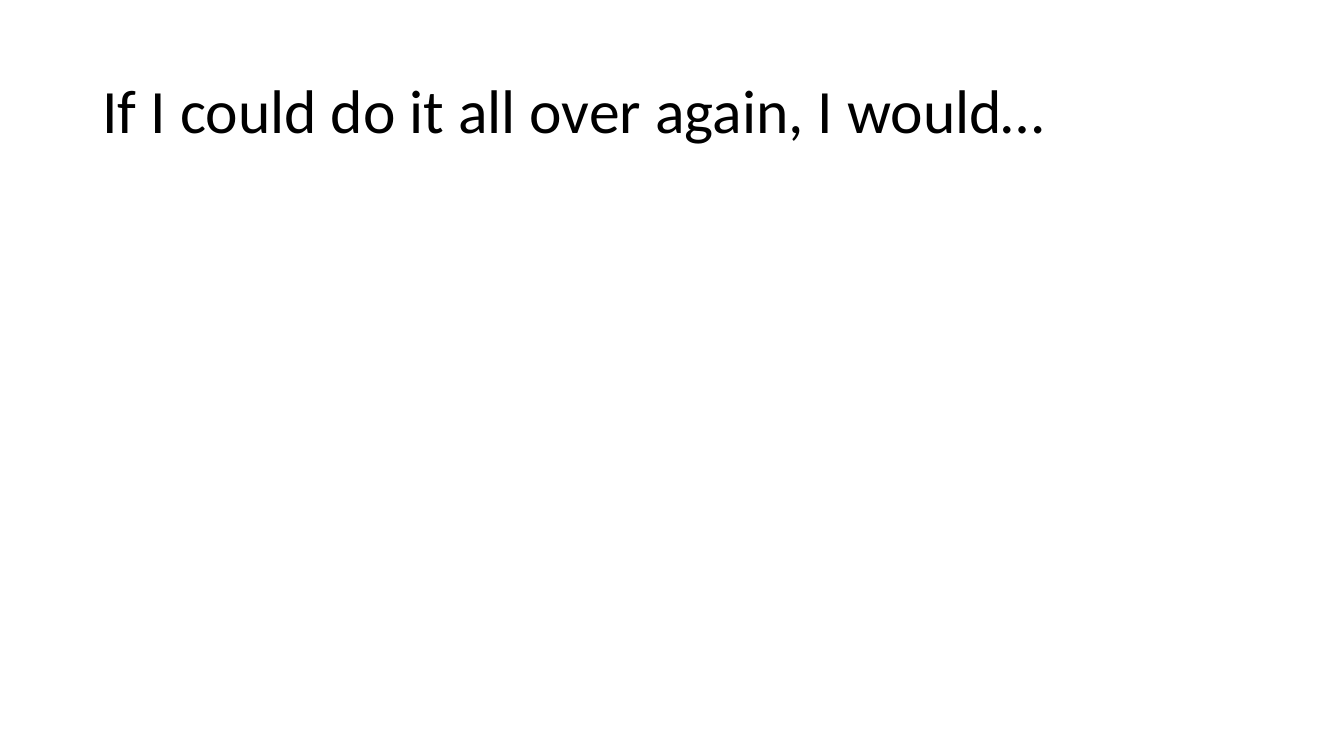
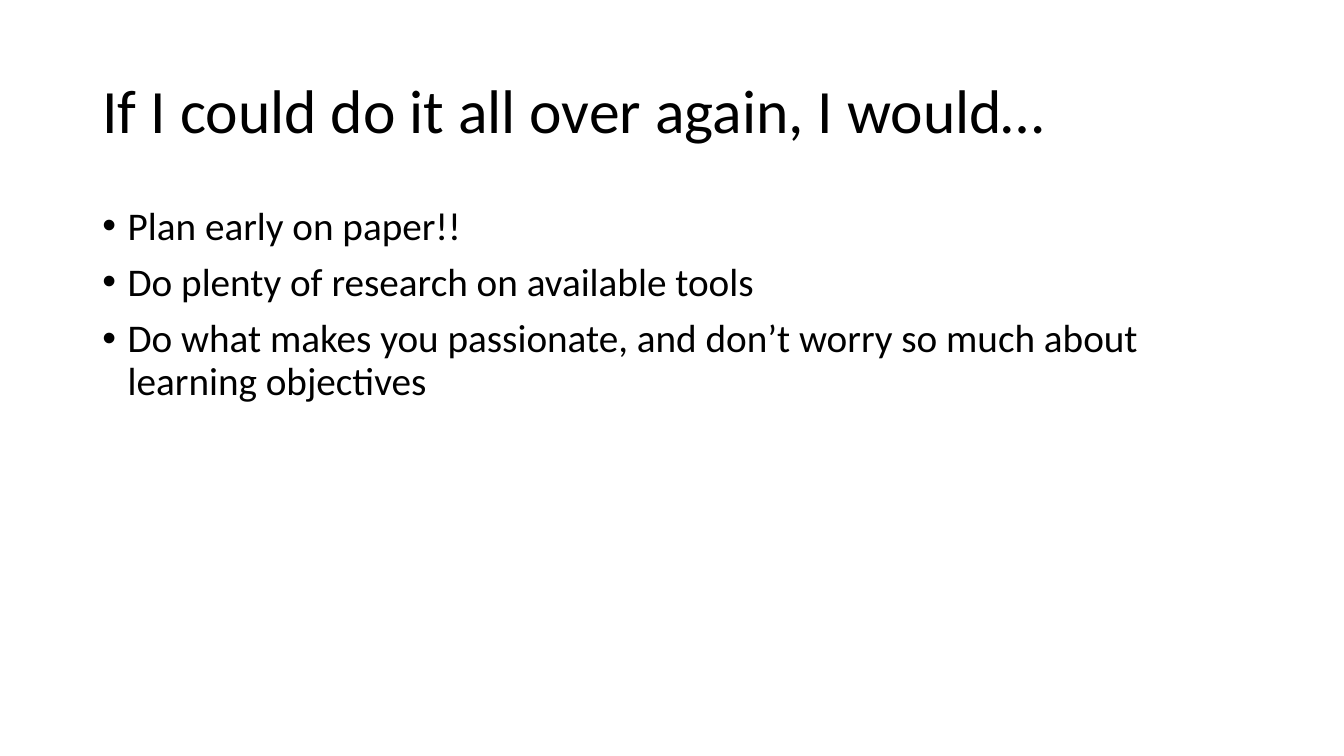
Before and after one commit to acarteas/2020-spring-cs211, a slide deck: slide 4 of milestones/presentation/presentation slide deck.pptx. Drawn at 1344x756 pixels with LibreOffice and Linux fonts; fonts in the diff are those of the drawing. Boxes give left, top, right and bottom in pixels: in the first picture for what was removed or moved away, otherwise in the second. Text is boxed around its words. In the diff, an @@ line names an element or a change of style, - is before the commit and + after.

Commit message:
2020-05-06 create my version of presentation slide deck.pptx

```diff
--- a/milestones/presentation/presentation slide deck.pptx
+++ b/milestones/presentation/presentation slide deck.pptx
@@ text added at (128, 212, 1138, 402), 28 pt, text #000000 @@
+• Plan early on paper!!
+• Do plenty of research on available tools
+• Do what makes you passionate, and don’t worry so much about learning objectives
```
Also in this commit, not shown: 1 slide added, 1 slide removed.
